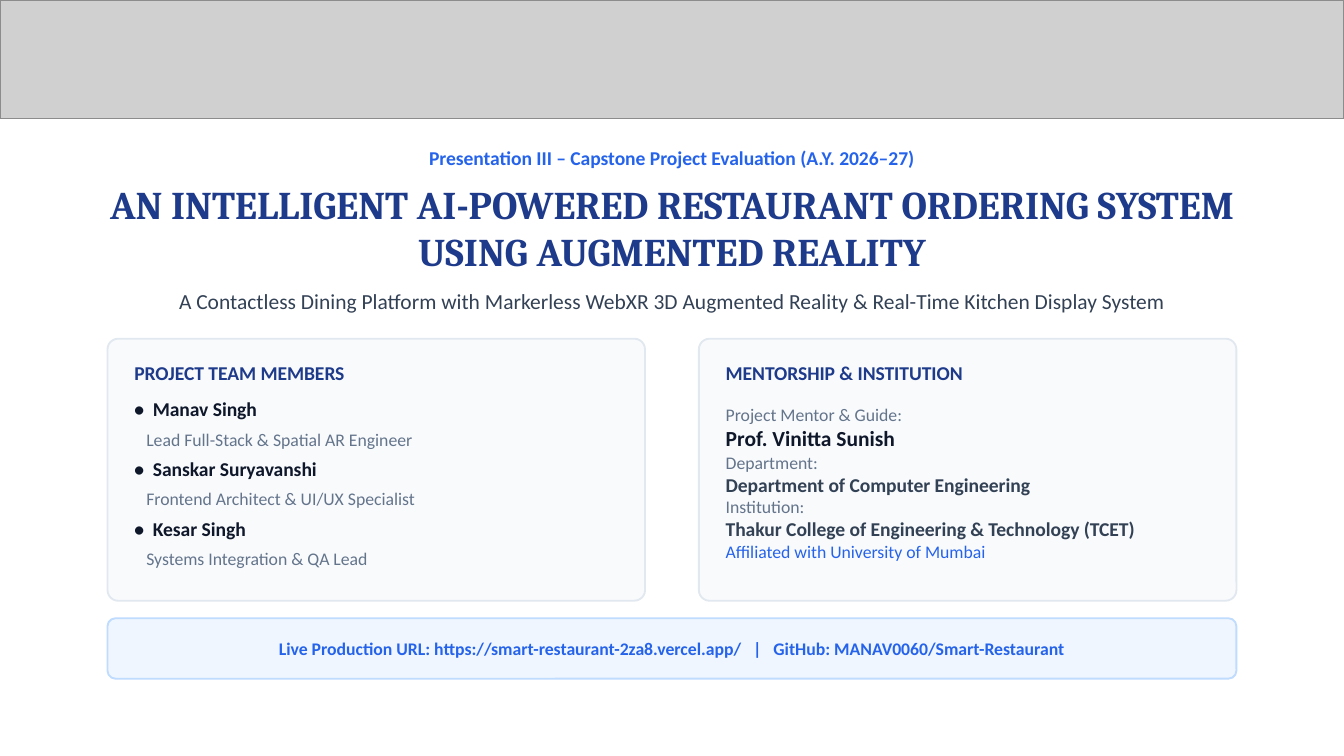
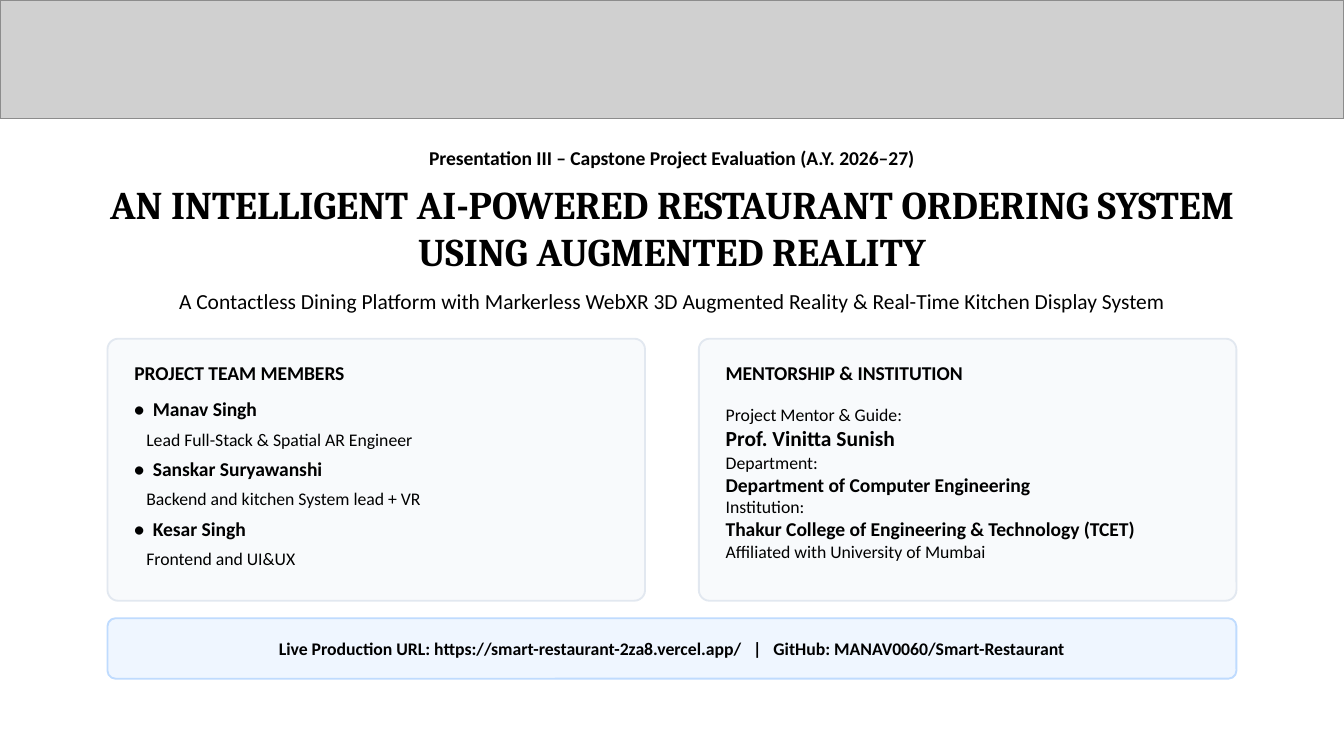
Before and after one commit to MANAV0060/Smart-Restaurant, a slide deck: slide 1 of Smart_Restaurant_Presentation_III.pptx. Drawn at 1344x756 pixels with LibreOffice and Linux fonts; fonts in the diff are those of the drawing; grey boxes stand for pictures. Boxes give left, top, right and bottom in pixels: in the first picture for what was removed or moved away, otherwise in the second. Text is boxed around its words. In the diff, an @@ line names an element or a change of style, - is before the commit and + after.

```diff
--- a/Smart_Restaurant_Presentation_III.pptx
+++ b/Smart_Restaurant_Presentation_III.pptx
@@ text "Presentation III – Capstone Project ..." at <box>429,150,914,169</box>: text colour #2563EB to #000000 @@
@@ text "A Contactless Dining Platform with ..." at <box>179,294,1164,313</box>: text colour #334155 to #000000 @@
@@ text colour #1E3A8A to #000000 in 3 elements at <box>110,192,1234,267</box>, <box>134,367,345,380</box>, <box>726,367,963,380</box> @@
@@ text at <box>146,402,412,540</box>: text colour #0F172A to #000000 in "• Manav Singh", "• Kesar Singh"; text colour #64748B to #000000 in "Lead Full-Stack & Spatial AR Engineer" @@
@@ text "Project Mentor & Guide:" at <box>726,408,1135,561</box>: text colour #64748B to #000000 in "Project Mentor & Guide:", "Department:", "Institution:"; text colour #0F172A to #000000 in "Prof. Vinitta Sunish"; text colour #334155 to #000000 in "Department of Computer Engineering", "Thakur College of Engineering & Technology (TCET)"; text colour #2563EB to #000000 in "Affiliated with University of Mumbai" @@
@@ text at <box>146,462,421,508</box>: text changed; text colour #64748B to #000000 @@
-• Sanskar Suryavanshi
-Frontend Architect & UI/UX Specialist
+• Sanskar Suryawanshi
+Backend and kitchen System lead + VR
@@ text at <box>146,552,295,565</box>: text changed; text colour #64748B to #000000 @@
-Systems Integration & QA Lead
+Frontend and UI&UX
@@ text "Live Production URL: https://smart-restaurant-2za8.vercel.ap ..." at <box>279,642,1064,658</box>: text colour #2563EB to #000000 @@
```
Also in this commit, not shown: 19 other slides changed, 2 other files.
